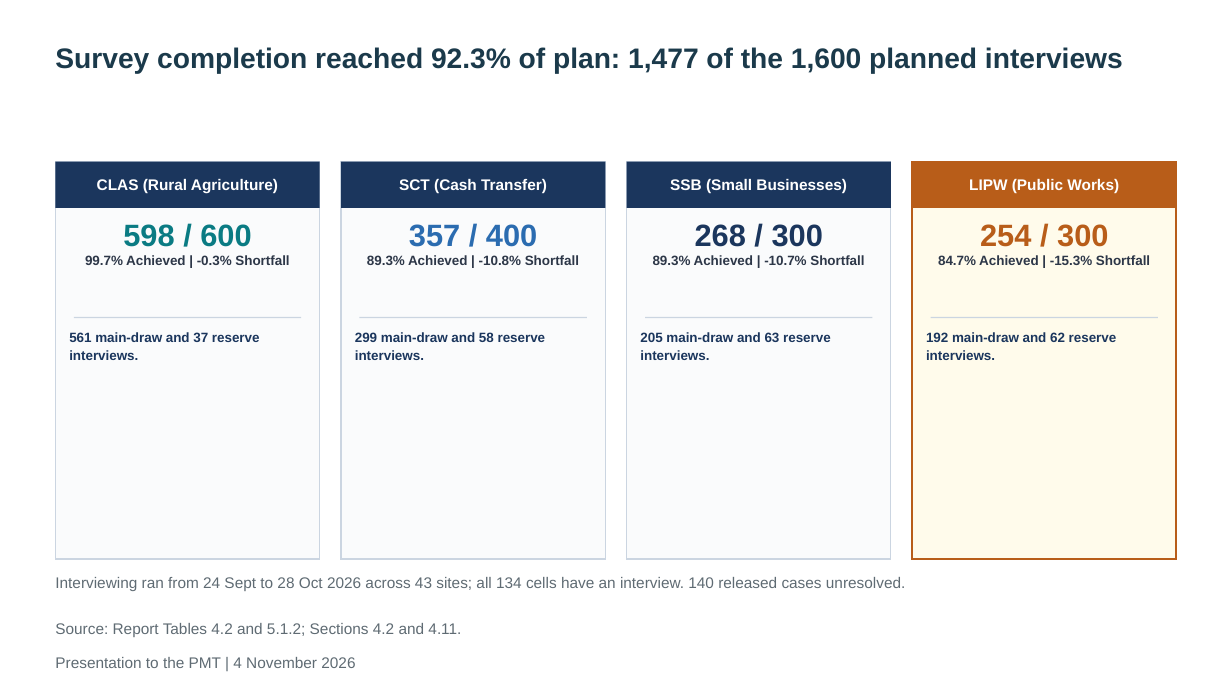
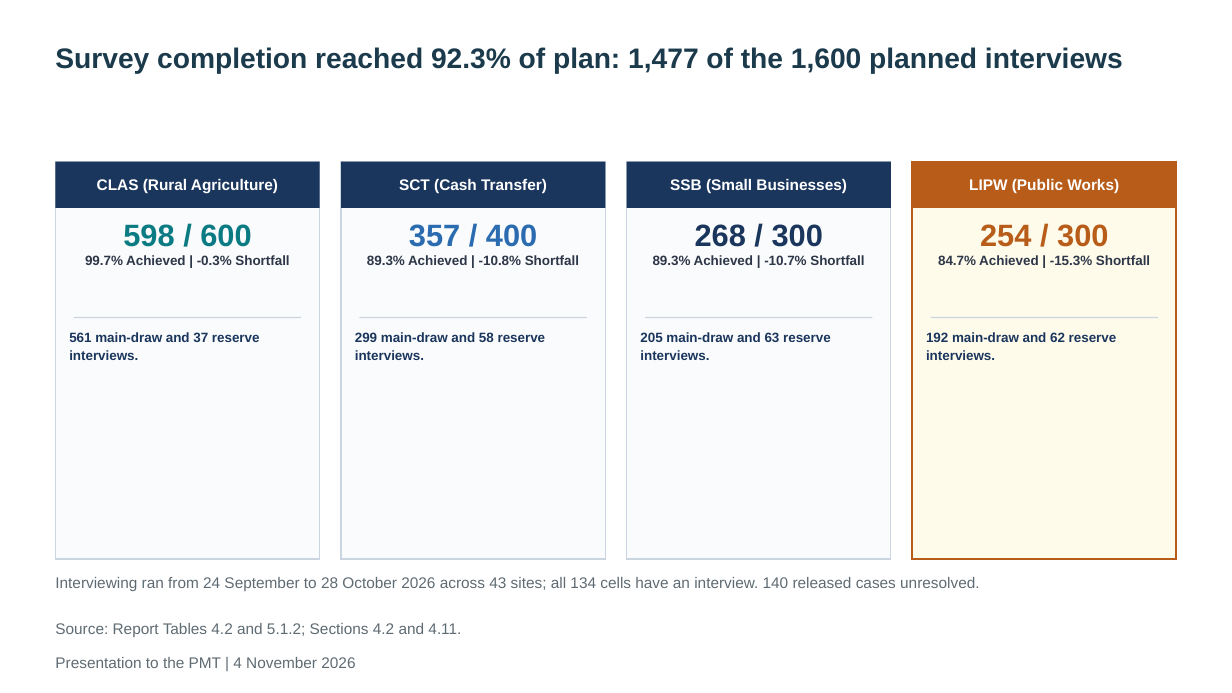
Before and after one commit to kokouekpinda/kokouekpinda, a slide deck: slide 18 of deliverables/REALISE_PMT_Presentation_v5.pptx. Drawn at 1232x693 pixels with LibreOffice and Linux fonts; fonts in the diff are those of the drawing. Boxes give left, top, right and bottom in pixels: in the first picture for what was removed or moved away, otherwise in the second. Text is boxed around its words. In the diff, an @@ line names an element or a change of style, - is before the commit and + after.

```diff
--- a/deliverables/REALISE_PMT_Presentation_v5.pptx
+++ b/deliverables/REALISE_PMT_Presentation_v5.pptx
@@ text at (x1=55, y1=577, x2=979, y2=591): text changed @@
-Interviewing ran from 24 Sept to 28 Oct 2026 across 43 sites; all 134 cells have an interview. 140 released cases unresolved.
+Interviewing ran from 24 September to 28 October 2026 across 43 sites; all 134 cells have an interview. 140 released cases unresolved.
```
Also in this commit, not shown: 7 other slides changed, 7 other files.
